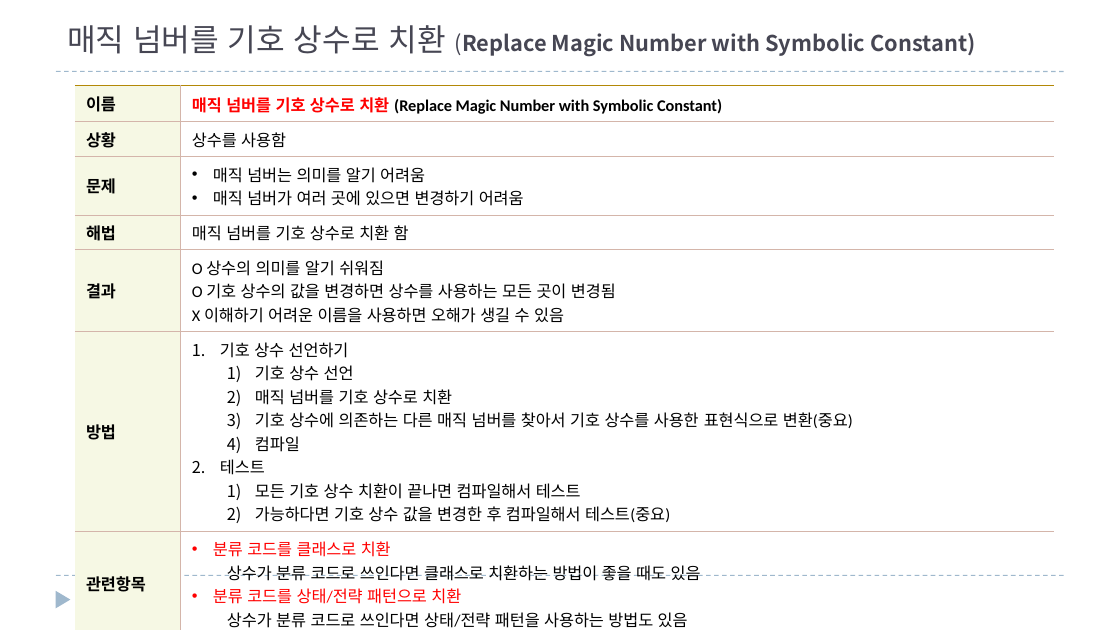
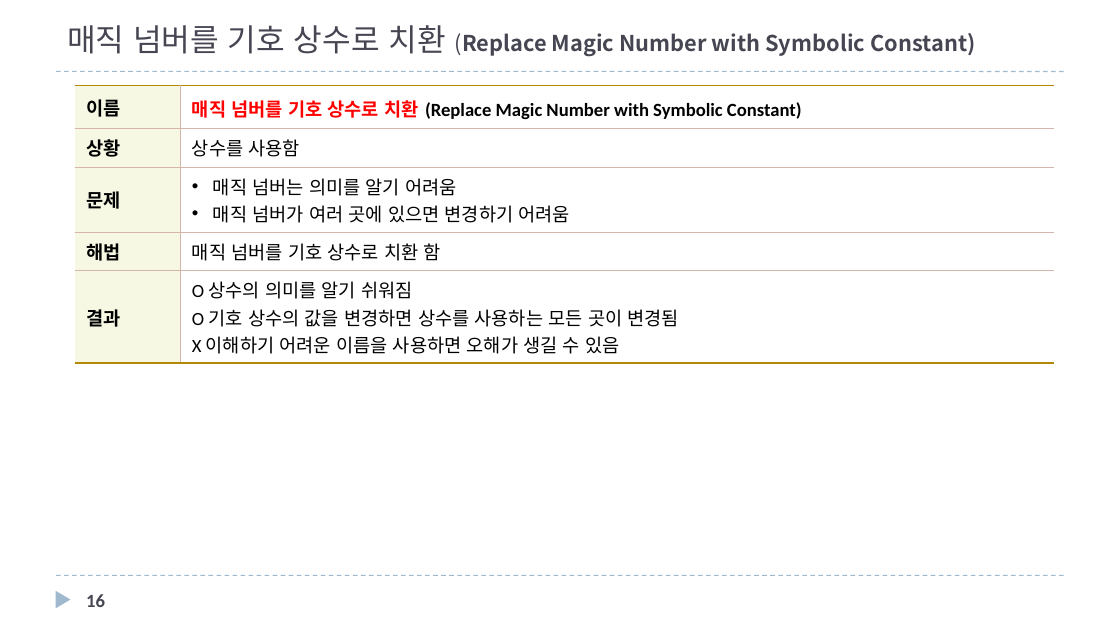
Before and after one commit to mkgungor/refactoring_java, a slide deck: slide 16 of ppt/자바로 배우는 리팩토링 입문.pptx (slide 15 before the commit). Drawn at 1120x630 pixels with LibreOffice and Linux fonts; fonts in the diff are those of the drawing. Boxes give left, top, right and bottom in pixels: in the first picture for what was removed or moved away, otherwise in the second. Text is boxed around its words. In the diff, an @@ line names an element or a change of style, - is before the commit and + after.

Commit message:
코드 악취 예 추가

```diff
--- a/ppt/자바로 배우는 리팩토링 입문.pptx
+++ b/ppt/자바로 배우는 리팩토링 입문.pptx
@@ table at <box>75,86,1054,358</box> @@
-row 6: 방법 | 기호 상수 선언하기 / 기호 상수 선언 / 매직 넘버를 기호 상수로 치환 / 기호 상수에 의존하는 다른 매직 넘버를 찾아서 기호 상수를 사용한 표현식으로 변환(중요) / 컴파일 / 테스트 / 모든 기호 상수 치환이 끝나면 컴파일해서 테스트 / 가능하다면 기호 상수 값을 변경한 후 컴파일해서 테스트(중요)
-row 7: 관련항목 | 분류 코드를 클래스로 치환 / 상수가 분류 코드로 쓰인다면 클래스로 치환하는 방법이 좋을 때도 있음 / 분류 코드를 상태/전략 패턴으로 치환 / 상수가 분류 코드로 쓰인다면 상태/전략 패턴을 사용하는 방법도 있음
@@ page number at <box>86,594,105,607</box>: text changed @@
-15
+16
```
Also in this commit, not shown: 7 other slides changed, 3 slides added.
